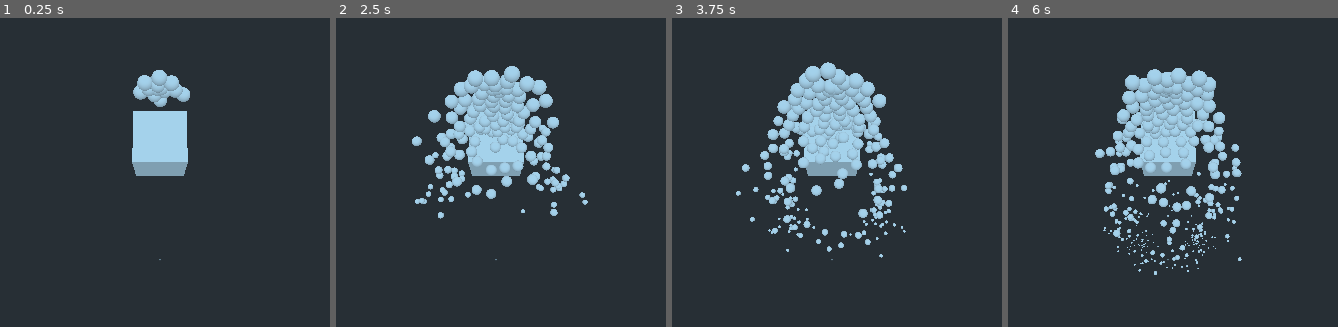
Above: before the commit, frames 1-4 (left to right).
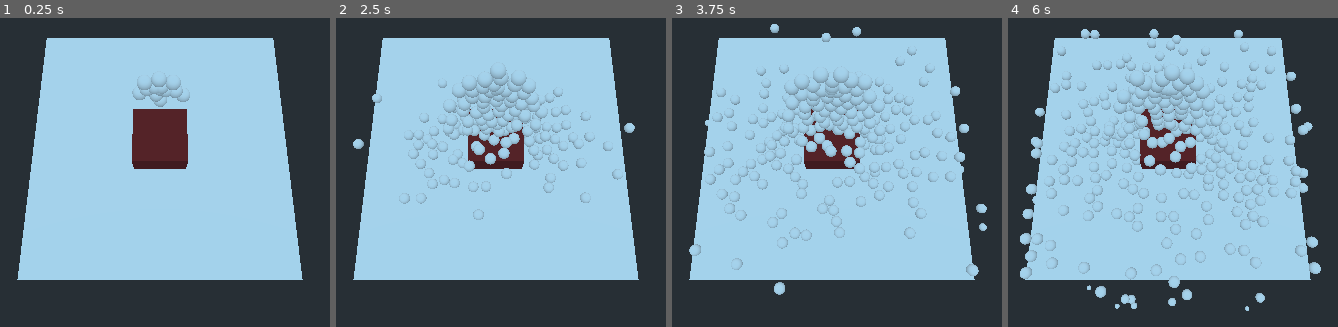
Above: after the commit, the same moments.

Repository: williambl/godot-test
Game: Godot game, scene res://Cube.tscn
Same seed, same stepped clock (60 frames per second), same inputs: the game is played once before the commit and once after it. This scene is started directly instead of the project's main scene.
Inputs:
- Up to frame 1 (0.25 s): no input
- Up to frame 2 (2.5 s): no input
- Up to frame 3 (3.75 s): no input
- Up to frame 4 (6 s): no input

The runs differ from the first frame. In frame 1, 60% of the frame differs, in the area x 5-92%, y 6-85%; in frame 2, 55%; in frame 3, 55%; in frame 4, 56%.

Commit message:
Change Cube scene to add a plane

Diff:
--- a/Cube.tscn
+++ b/Cube.tscn
@@ -8,6 +8,15 @@
 
 [sub_resource type="CubeMesh" id=6]
 
+[sub_resource type="SpatialMaterial" id=7]
+albedo_color = Color( 0.521569, 0.141176, 0.141176, 1 )
+
+[sub_resource type="BoxShape" id=8]
+extents = Vector3( 5, 0.1, 5 )
+
+[sub_resource type="PlaneMesh" id=9]
+size = Vector2( 10, 10 )
+
 [node name="Spatial" type="Spatial"]
 script = ExtResource( 1 )
 
@@ -16,7 +25,7 @@
 far = 5000.0
 
 [node name="Cube" type="Spatial" parent="."]
-editor/display_folded = true
+transform = Transform( 1, 0, 0, 0, 1, 0, 0, 0, 1, 0, 0.151038, 0 )
 
 [node name="StaticBody" type="StaticBody" parent="Cube"]
 editor/display_folded = true
@@ -27,4 +36,17 @@
 
 [node name="MeshInstance" type="MeshInstance" parent="Cube"]
 mesh = SubResource( 6 )
+material/0 = SubResource( 7 )
+
+[node name="Floor" type="Spatial" parent="."]
+
+[node name="StaticBody" type="StaticBody" parent="Floor"]
+physics_material_override = SubResource( 4 )
+
+[node name="CollisionShape" type="CollisionShape" parent="Floor/StaticBody"]
+transform = Transform( 1, 0, 0, 0, 1, 0, 0, 0, 1, 0, -0.1, 0 )
+shape = SubResource( 8 )
+
+[node name="MeshInstance" type="MeshInstance" parent="Floor"]
+mesh = SubResource( 9 )
 material/0 = null
Not shown: 1 places in Cube.tscn that only renumber resources
